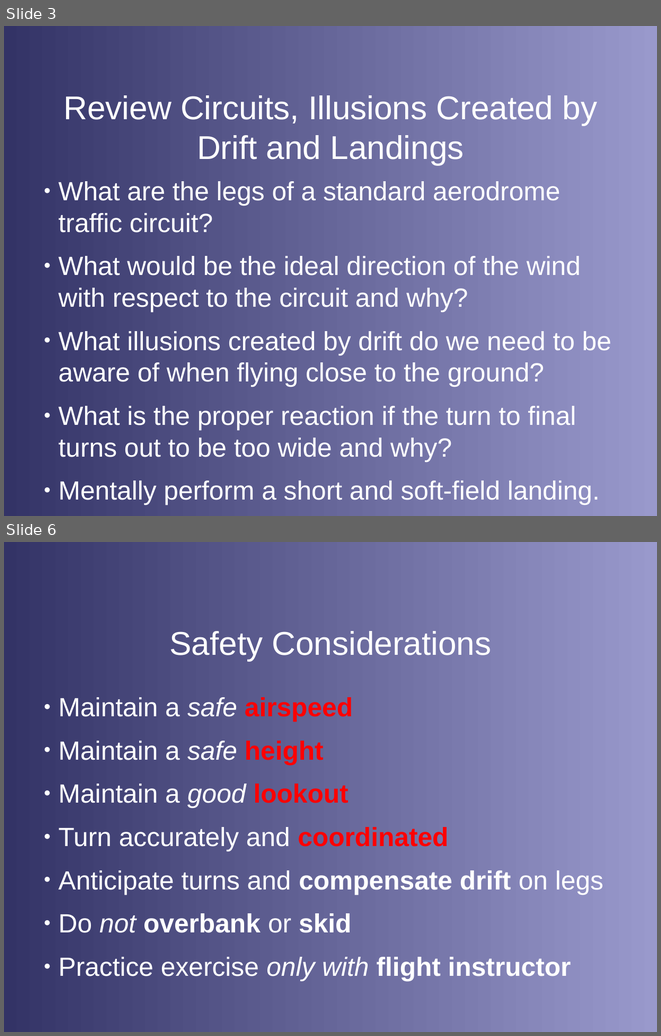
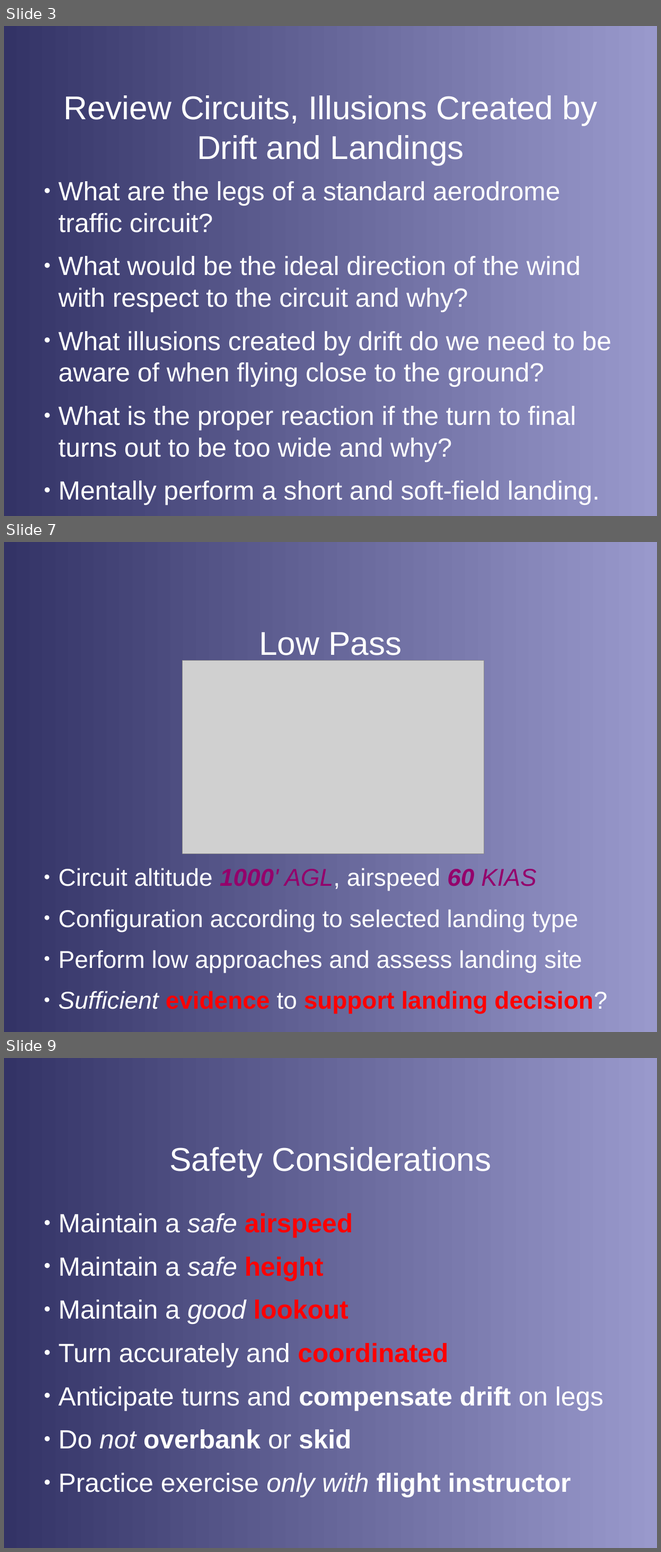
Before and after one commit to stephanheinemann/flight, a slide deck: FI/PrecautionaryLanding/PrecautionaryLanding.odp. Shown one above the other, each under a label of ours: slides 3 and 6 before the commit, slides 3, 7 and 9 after it; the slides between them are not shown. The pictures are 661x1036 and 661x1552 pixels, drawn with LibreOffice and Linux fonts; fonts in the diff are those of the drawing; grey boxes stand for pictures; background and template pictures are left out. Boxes give left, top, right and bottom in pixels: in the first picture for what was removed or moved away, otherwise in the second. Text is boxed around its words. In the diff, an @@ line names an element or a change of style, - is before the commit and + after.

```diff
--- a/FI/PrecautionaryLanding/PrecautionaryLanding.odp
+++ b/FI/PrecautionaryLanding/PrecautionaryLanding.odp
@@ slide 7 added at [4,542,657,1032], background gradient #333366 to #9999CC @@
@@ title added at [259,632,402,661], 40 pt, text #FFFFFF @@
+Low Pass
@@ picture added at [183,661,484,854] @@
@@ text added at [59,868,607,1014], 29.6 pt, text #FFFFFF @@
+● Circuit altitude 1000' AGL, airspeed 60 KIAS
+● Configuration according to selected landing type
+● Perform low approaches and assess landing site
+● Sufficient evidence to support landing decision?
@@ what was slide 6 is now slide 9 @@
```
Also in this commit, not shown: 2 slides changed, 2 other slides added, 6 other files.
